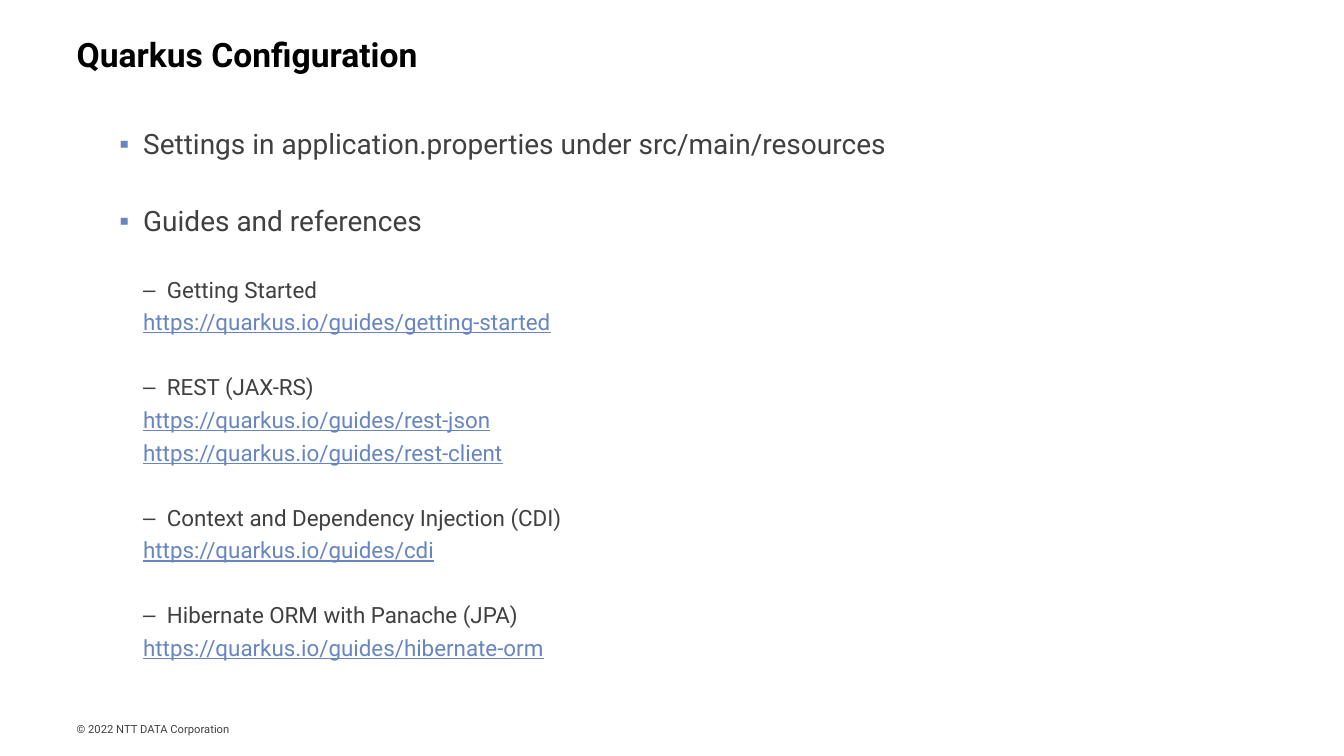
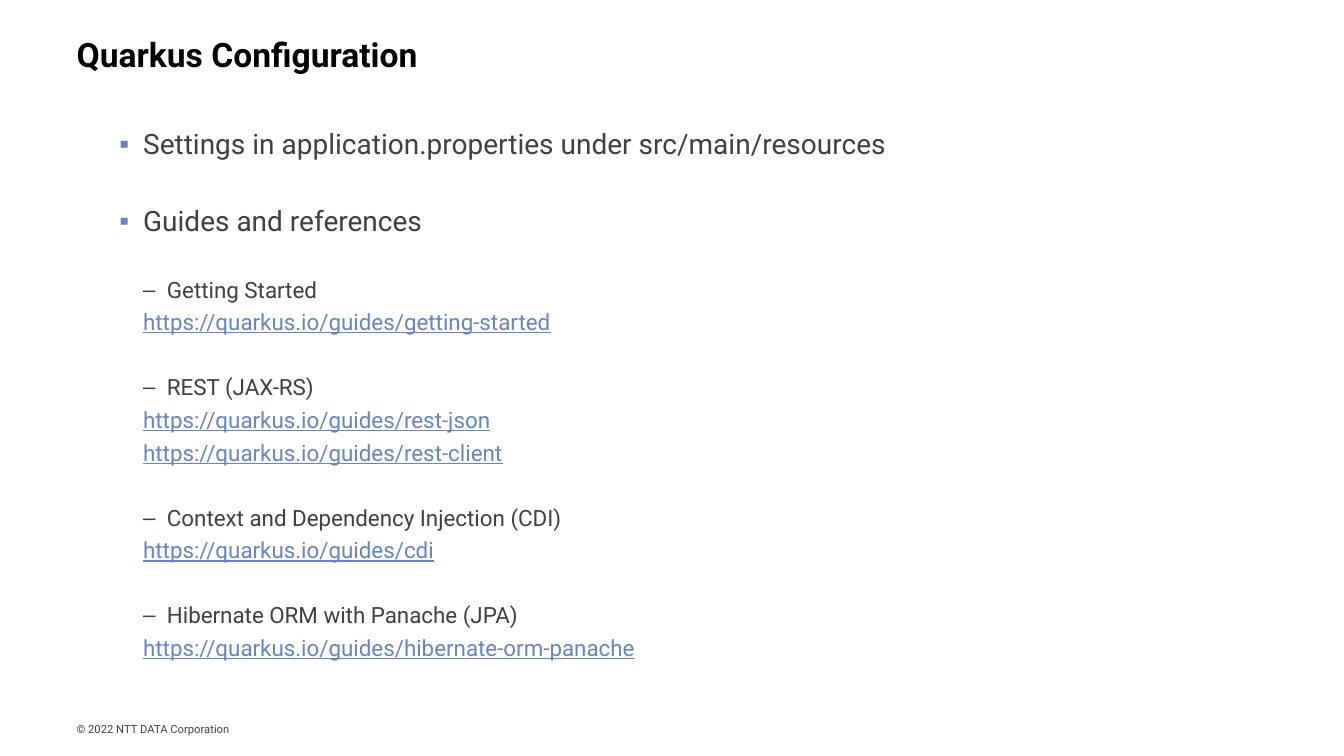
Before and after one commit to dario-digregorio/developer-for-a-day, a slide deck: slide 19 of developer-for-a-day.pptx. Drawn at 1344x756 pixels with LibreOffice and Linux fonts; fonts in the diff are those of the drawing; background and template pictures are left out. Boxes give left, top, right and bottom in pixels: in the first picture for what was removed or moved away, otherwise in the second. Text is boxed around its words. In the diff, an @@ line names an element or a change of style, - is before the commit and + after.

Commit message:
update presentation

```diff
--- a/developer-for-a-day.pptx
+++ b/developer-for-a-day.pptx
@@ text at (x1=143, y1=639, x2=634, y2=661): text changed @@
-    https://quarkus.io/guides/hibernate-orm
+    https://quarkus.io/guides/hibernate-orm-panache
```
